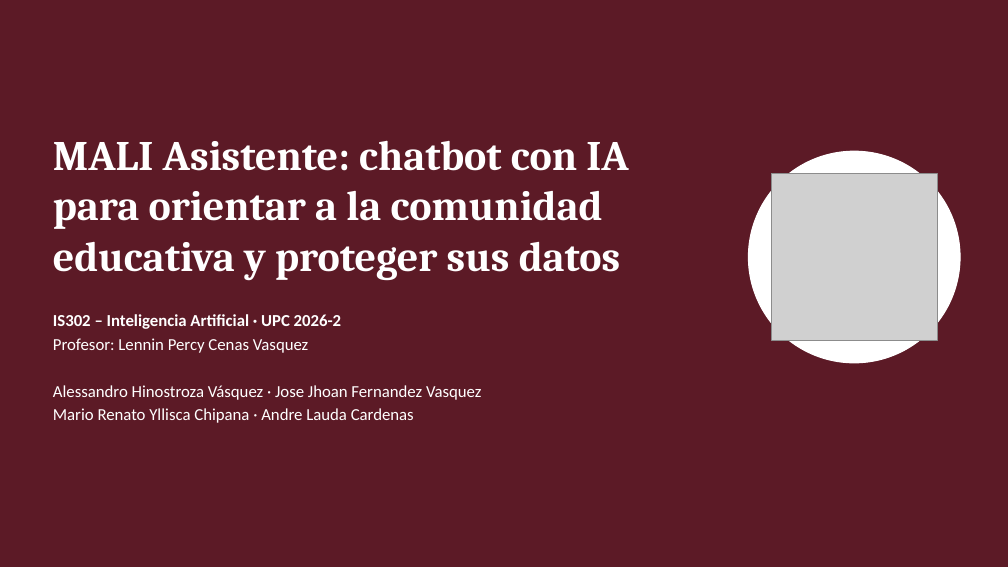
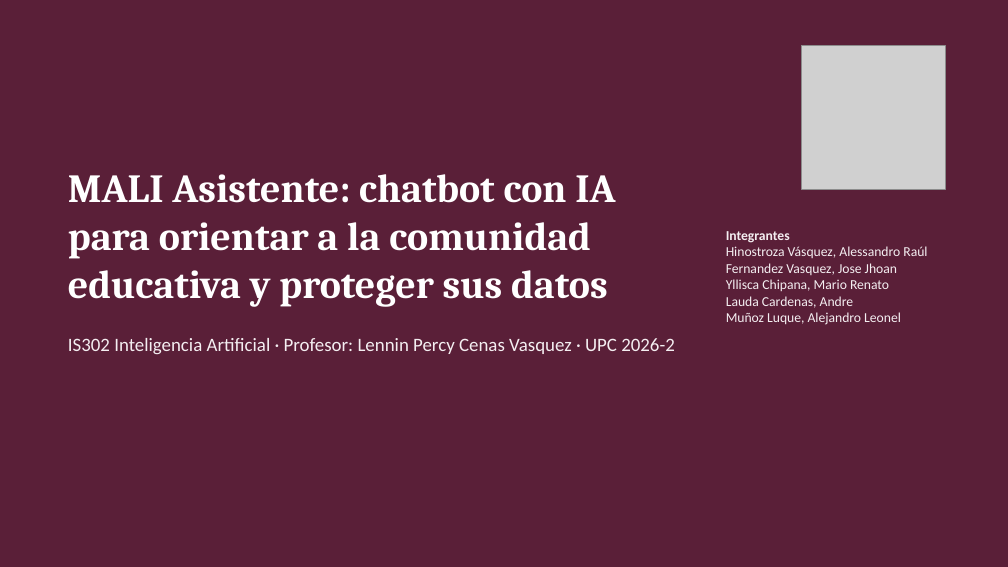
Before and after one commit to mych21/IS302-Inteligencia-Artificial, a slide deck: slide 1 of _entregas/MALI_Asistente_Presentacion.pptx. Drawn at 1008x567 pixels with LibreOffice and Linux fonts; fonts in the diff are those of the drawing; grey boxes stand for pictures. Boxes give left, top, right and bottom in pixels: in the first picture for what was removed or moved away, otherwise in the second. Text is boxed around its words. In the diff, an @@ line names an element or a change of style, - is before the commit and + after.

```diff
--- a/_entregas/MALI_Asistente_Presentacion.pptx
+++ b/_entregas/MALI_Asistente_Presentacion.pptx
@@ background #5C1A26 to #5A1F38 @@
@@ picture: place and size @@
-picture at (771,174,938,340)
+picture at (802,45,945,189)
@@ title "MALI Asistente: chatbot con IA ...": place and size @@
-title "MALI Asistente: chatbot con IA ..." at (53,140,628,281)
+title "MALI Asistente: chatbot con IA ..." at (68,174,615,307)
@@ title "MALI Asistente: chatbot con IA ..." at (68,174,615,307): size 40 to 38 pt; vertical alignment top to bottom @@
@@ ellipse removed at (749,151,960,363) @@
@@ text added at (726,231,927,325), 13 pt, text #F4EEF1 @@
+Integrantes
+Hinostroza Vásquez, Alessandro Raúl
+Fernandez Vasquez, Jose Jhoan
+Yllisca Chipana, Mario Renato
+Lauda Cardenas, Andre
+Muñoz Luque, Alejandro Leonel
@@ text at (68,338,675,354): text changed; size 16 to 18 pt; text colour #FFFFFF to #F4EEF1 @@
-IS302 – Inteligencia Artificial · UPC 2026-2
-Profesor: Lennin Percy Cenas Vasquez
-Alessandro Hinostroza Vásquez · Jose Jhoan Fernandez Vasquez
-Mario Renato Yllisca Chipana · Andre Lauda Cardenas
+IS302 Inteligencia Artificial · Profesor: Lennin Percy Cenas Vasquez · UPC 2026-2
```
Also in this commit, not shown: 3 other slides changed, 16 slides added, 9 slides removed, 1 other file.
